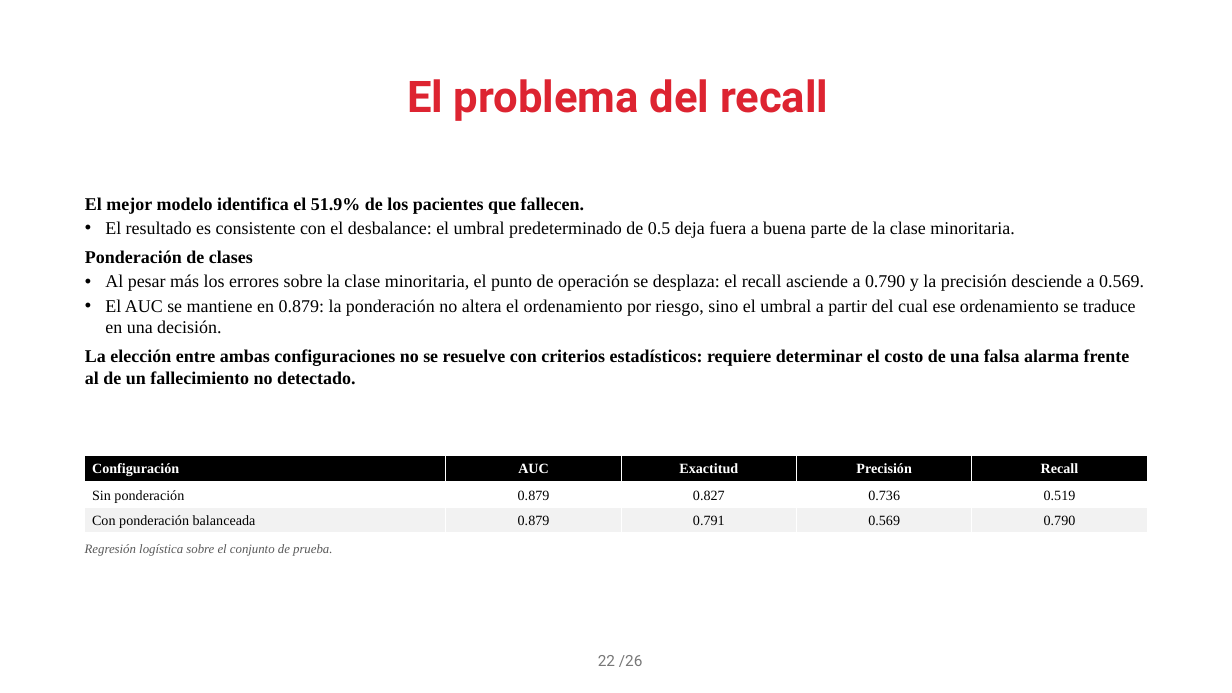
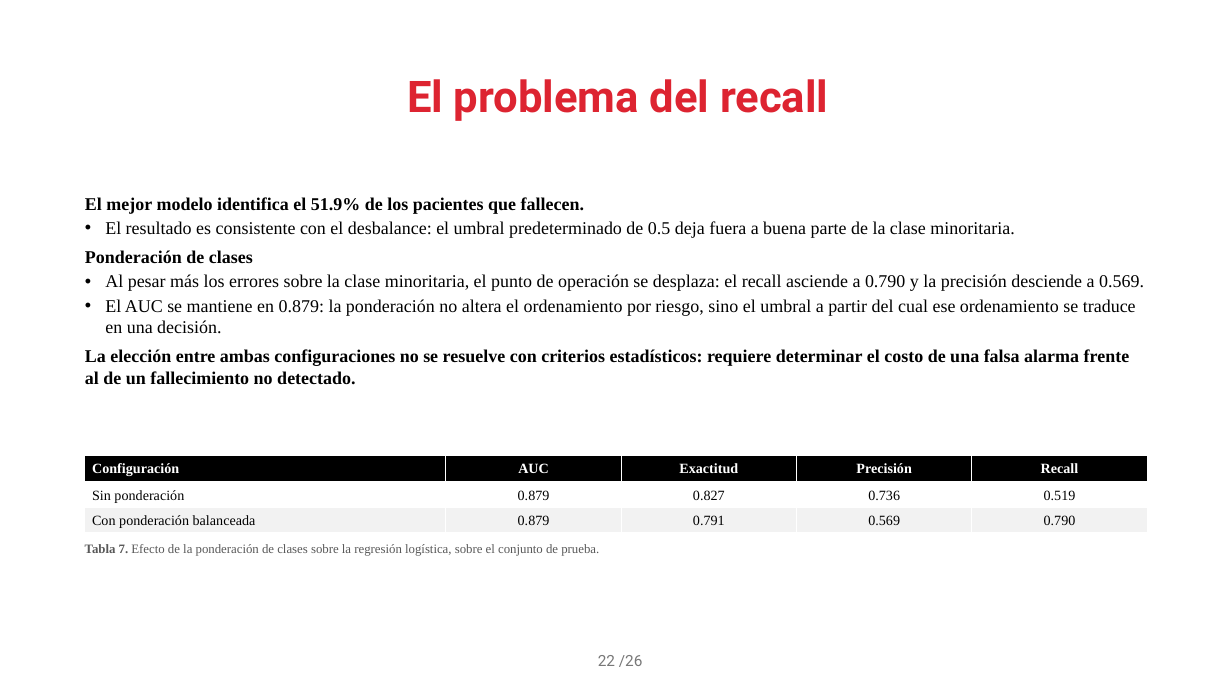
Before and after one commit to JozMdz/Realidad_Virtual, a slide deck: slide 22 of presentacion/proyecto_integrador.pptx. Drawn at 1232x693 pixels with LibreOffice and Linux fonts; fonts in the diff are those of the drawing; background and template pictures are left out. Boxes give left, top, right and bottom in pixels: in the first picture for what was removed or moved away, otherwise in the second. Text is boxed around its words. In the diff, an @@ line names an element or a change of style, - is before the commit and + after.

```diff
--- a/presentacion/proyecto_integrador.pptx
+++ b/presentacion/proyecto_integrador.pptx
@@ text at box(85, 544, 599, 556): text changed; italic off @@
-Regresión logística sobre el conjunto de prueba.
+Tabla 7. Efecto de la ponderación de clases sobre la regresión logística, sobre el conjunto de prueba.
```
Also in this commit, not shown: 12 other slides changed, 1 slide added, 1 slide removed, 2 other files.
